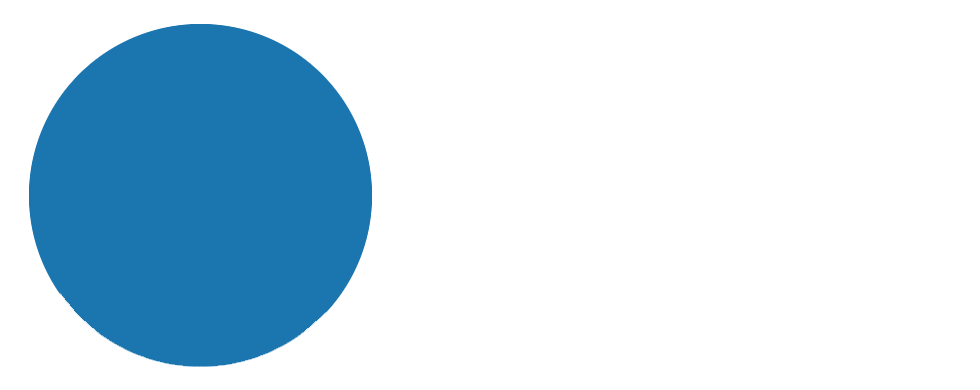
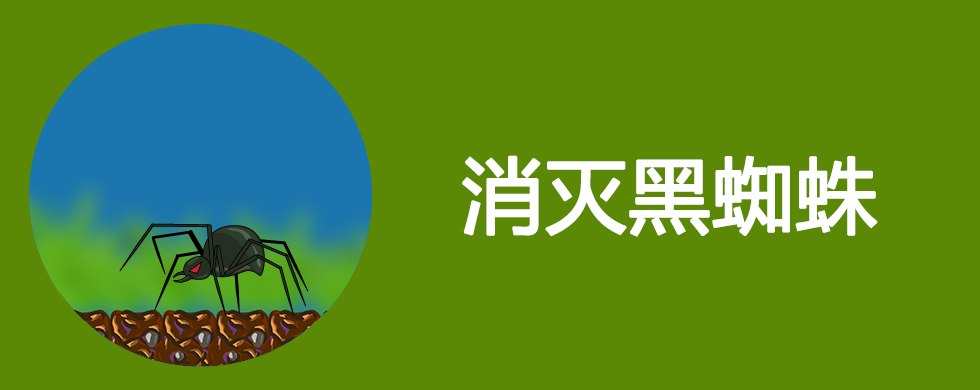
Comparing the layer stacks of the two (980, 390) images. Changes:
added layer "消灭黑蜘蛛" above "图层 2" over bbox(462, 155, 878, 237)
added layer "图层 2" above "spider_1" over bbox(0, 0, 980, 390)
added layer "spider_1" above "bg" over bbox(119, 223, 309, 316)
added layer "bg" above "welcome" over bbox(9, 0, 430, 367)
added layer "welcome" above "图层 1" over bbox(0, 0, 980, 390)
